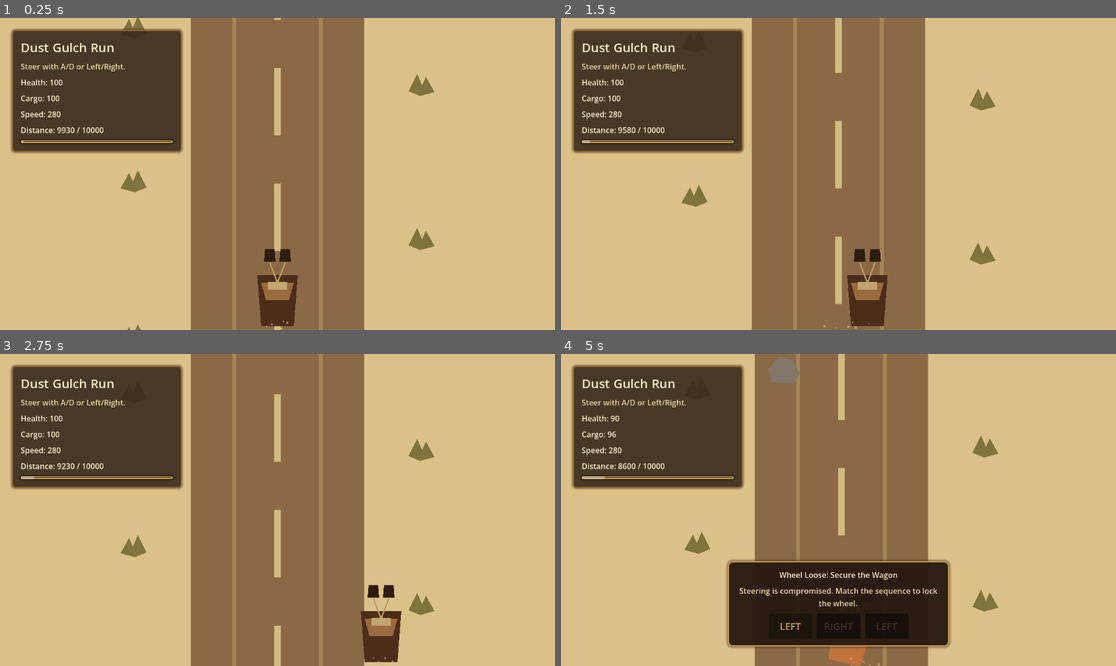
Above: before the commit, frames 1-4 (two rows, left to right).
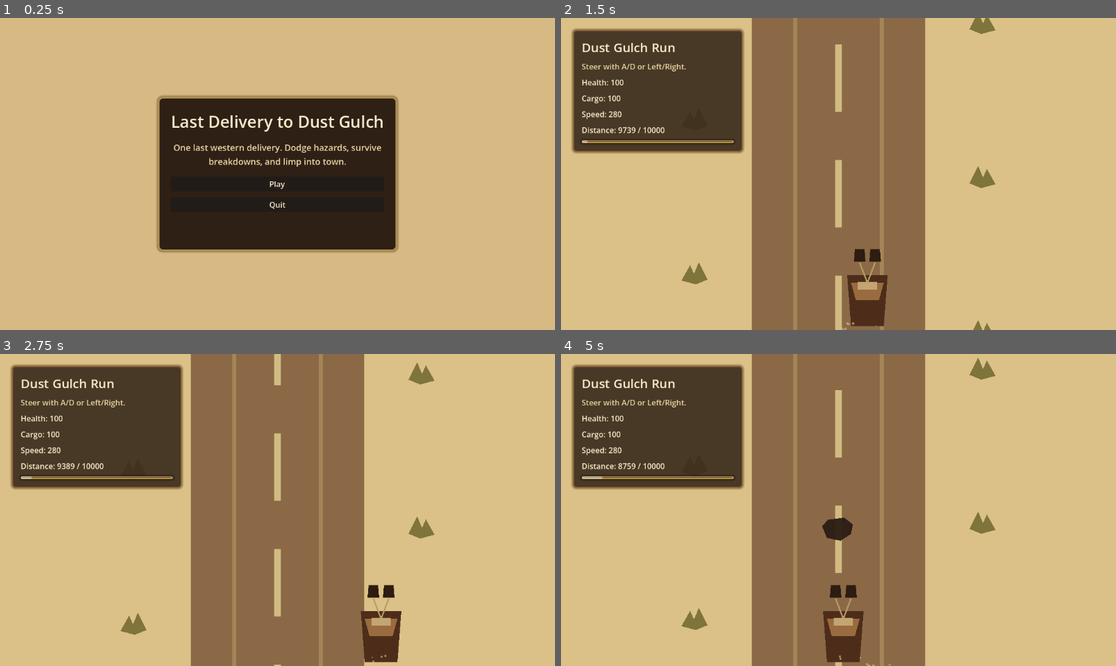
Above: after the commit, the same moments.

Repository: bbenefield89/The-Last-Delivery-to-Dust-Gulch
Game: Godot game, scene res://Scenes/AppRoot/AppRoot.tscn
Same seed, same stepped clock (60 frames per second), same inputs: the game is played once before the commit and once after it. Sound files missing from this copy of the repository are replaced by a short silence.
Inputs (mouse positions are in pixels of both pictures, inside the frame that each line leads up to):
- Up to frame 1 (0.25 s): no input
- Up to frame 2 (1.5 s): click (838, 183) at 0.5 s, where only the run after the commit has a clickable "Play"; tap Enter at 1.25 s; move the mouse to (960, 158) at 1.27 s; hold D (steer_right) from 1.28 s (still down); hold Shift from 1.28 s (still down); click (960, 158) at 1.42 s
- Up to frame 3 (2.75 s): release D (steer_right) at 2 s; release Shift at 2 s; drag from (166, 525) to (249, 572) at 2.02 s
- Up to frame 4 (5 s): move the mouse to (894, 441) at 2.77 s; hold D (steer_right) 2.78-3.5 s; tap Ctrl at 2.85 s; drag from (810, 572) to (672, 463) at 3.52 s; move the mouse to (1005, 556) at 4.27 s; hold A (steer_left) from 4.28 s (still down); tap Delete at 4.35 s

The runs differ from the first frame. In frame 1, 49% of the frame differs, in the area x 1-79%, y 0-100%; in frame 2, 1.9%; in frame 3, 1.9%; in frame 4, 16%.

Commit message:
feat(ui): add title screen flow

Diff:
--- a/Scenes/AppRoot/app_root.gd
+++ b/Scenes/AppRoot/app_root.gd
@@ -1,18 +1,22 @@
 extends Node
 
+const TITLE_SCENE := preload("res://Scenes/TitleScreen/TitleScreen.tscn")
 const RUN_SCENE := preload("res://Scenes/RunScene/RunScene.tscn")
 const RunStateType := preload("res://Scripts/RunState/run_state.gd")
 const RESTART_ACTION := "restart_run"
 
 @export var starting_distance: float = 500.0
+@export var allow_quit: bool = true
 
 var run_state: RunStateType
+var _title_screen: Control
 var _run_scene: Node
+var _quit_requested := false
 
 
 func _ready() -> void:
 	_ensure_restart_action()
-	_start_new_run()
+	_show_title_screen()
 
 
 func _unhandled_input(event: InputEvent) -> void:
@@ -25,6 +29,9 @@
 
 
 func _start_new_run() -> void:
+	if is_instance_valid(_title_screen):
+		_title_screen.queue_free()
+		_title_screen = null
 	if is_instance_valid(_run_scene):
 		_run_scene.queue_free()
 
@@ -36,6 +43,24 @@
 		_run_scene.setup(run_state)
 
 
+func _show_title_screen() -> void:
+	if is_instance_valid(_run_scene):
+		_run_scene.queue_free()
+		_run_scene = null
+
+	run_state = null
+	_title_screen = TITLE_SCENE.instantiate()
+	add_child(_title_screen)
+	_title_screen.play_requested.connect(_start_new_run)
+	_title_screen.quit_requested.connect(_request_quit)
+
+
+func _request_quit() -> void:
+	_quit_requested = true
+	if allow_quit:
+		get_tree().quit()
+
+
 func _ensure_restart_action() -> void:
 	if not InputMap.has_action(RESTART_ACTION):
 		InputMap.add_action(RESTART_ACTION)
--- /dev/null
+++ b/Scenes/TitleScreen/TitleScreen.tscn
@@ -0,0 +1,92 @@
+[gd_scene load_steps=3 format=3]
+
+[ext_resource type="Script" path="res://Scenes/TitleScreen/title_screen.gd" id="1_vn10v"]
+
+[sub_resource type="StyleBoxFlat" id="StyleBoxFlat_title_panel"]
+bg_color = Color(0.156863, 0.101961, 0.0666667, 0.94)
+border_width_left = 3
+border_width_top = 3
+border_width_right = 3
+border_width_bottom = 3
+border_color = Color(0.745098, 0.592157, 0.305882, 0.95)
+corner_radius_top_left = 10
+corner_radius_top_right = 10
+corner_radius_bottom_right = 10
+corner_radius_bottom_left = 10
+shadow_color = Color(0, 0, 0, 0.34)
+shadow_size = 5
+
+[node name="TitleScreen" type="Control"]
+layout_mode = 3
+anchors_preset = 15
+anchor_right = 1.0
+anchor_bottom = 1.0
+grow_horizontal = 2
+grow_vertical = 2
+script = ExtResource("1_vn10v")
+
+[node name="Background" type="ColorRect" parent="."]
+layout_mode = 1
+anchors_preset = 15
+anchor_right = 1.0
+anchor_bottom = 1.0
+grow_horizontal = 2
+grow_vertical = 2
+color = Color(0.839216, 0.72549, 0.513725, 1)
+
+[node name="Panel" type="PanelContainer" parent="."]
+layout_mode = 1
+anchors_preset = 8
+anchor_left = 0.5
+anchor_top = 0.5
+anchor_right = 0.5
+anchor_bottom = 0.5
+offset_left = -220.0
+offset_top = -160.0
+offset_right = 220.0
+offset_bottom = 160.0
+grow_horizontal = 2
+grow_vertical = 2
+theme_override_styles/panel = SubResource("StyleBoxFlat_title_panel")
+
+[node name="Margin" type="MarginContainer" parent="Panel"]
+layout_mode = 2
+theme_override_constants/margin_left = 24
+theme_override_constants/margin_top = 24
+theme_override_constants/margin_right = 24
+theme_override_constants/margin_bottom = 24
+
+[node name="Content" type="VBoxContainer" parent="Panel/Margin"]
+layout_mode = 2
+theme_override_constants/separation = 18
+
+[node name="Title" type="Label" parent="Panel/Margin/Content"]
+layout_mode = 2
+theme_override_colors/font_color = Color(0.980392, 0.929412, 0.803922, 1)
+theme_override_font_sizes/font_size = 34
+text = "Last Delivery to Dust Gulch"
+horizontal_alignment = 1
+
+[node name="Subtitle" type="Label" parent="Panel/Margin/Content"]
+layout_mode = 2
+theme_override_colors/font_color = Color(0.921569, 0.843137, 0.65098, 1)
+theme_override_font_sizes/font_size = 18
+text = "One last western delivery. Dodge hazards, survive breakdowns, and limp into town."
+horizontal_alignment = 1
+autowrap_mode = 3
+
+[node name="Buttons" type="VBoxContainer" parent="Panel/Margin/Content"]
+layout_mode = 2
+theme_override_constants/separation = 12
+
+[node name="PlayButton" type="Button" parent="Panel/Margin/Content/Buttons" unique_name_in_owner=true]
+layout_mode = 2
+theme_override_colors/font_color = Color(0.980392, 0.929412, 0.803922, 1)
+text = "Play"
+
+[node name="QuitButton" type="Button" parent="Panel/Margin/Content/Buttons" unique_name_in_owner=true]
+layout_mode = 2
+theme_override_colors/font_color = Color(0.980392, 0.929412, 0.803922, 1)
+text = "Quit"
+
+[node name="TitleMusicPlayer" type="AudioStreamPlayer" parent="."]
--- /dev/null
+++ b/Scenes/TitleScreen/title_screen.gd
@@ -0,0 +1,32 @@
+extends Control
+
+const TITLE_MUSIC := preload("res://Assets/Audio/Confronting The Man In Black.ogg")
+
+signal play_requested
+signal quit_requested
+
+
+@onready var _play_button: Button = $Panel/Margin/Content/Buttons/PlayButton
+@onready var _quit_button: Button = $Panel/Margin/Content/Buttons/QuitButton
+@onready var _title_music_player: AudioStreamPlayer = $TitleMusicPlayer
+
+
+func _ready() -> void:
+	_play_button.pressed.connect(_on_play_pressed)
+	_quit_button.pressed.connect(_on_quit_pressed)
+	_title_music_player.stream = TITLE_MUSIC
+	_title_music_player.volume_db = -12.0
+	_title_music_player.play()
+
+
+func _exit_tree() -> void:
+	_title_music_player.stop()
+	_title_music_player.stream = null
+
+
+func _on_play_pressed() -> void:
+	play_requested.emit()
+
+
+func _on_quit_pressed() -> void:
+	quit_requested.emit()
--- a/Tests/Smoke/smoke_test_runner.gd
+++ b/Tests/Smoke/smoke_test_runner.gd
@@ -10,9 +10,14 @@
 
 func _run() -> void:
 	var app_root = APP_ROOT_SCENE.instantiate()
+	app_root.allow_quit = false
 	get_root().add_child(app_root)
 	await process_frame
 
+	if not _assert_title_screen(app_root):
+		return
+	if not await _start_run_from_title(app_root):
+		return
 	if not _assert_bootstrap(app_root):
 		return
 	if not await _assert_success_path(app_root):
@@ -24,8 +29,27 @@
 	if not await _assert_restart_path(app_root, "collapse"):
 		return
 
-	print("Smoke test passed: boot, success, collapse, and restart paths are healthy.")
+	print("Smoke test passed: title, boot, success, collapse, and restart paths are healthy.")
 	quit(0)
+
+
+func _assert_title_screen(app_root: Node) -> bool:
+	if not is_instance_valid(app_root._title_screen):
+		push_error("Smoke test failed: AppRoot did not start on the title screen.")
+		quit(1)
+		return false
+	if app_root.run_state != null:
+		push_error("Smoke test failed: run state existed before starting from title.")
+		quit(1)
+		return false
+	return true
+
+
+func _start_run_from_title(app_root: Node) -> bool:
+	app_root._title_screen._on_play_pressed()
+	await process_frame
+	await process_frame
+	return true
 
 
 func _assert_bootstrap(app_root: Node) -> bool:
--- a/Tests/Unit/test_app_root.gd
+++ b/Tests/Unit/test_app_root.gd
@@ -3,13 +3,29 @@
 const APP_ROOT_SCENE := preload("res://Scenes/AppRoot/AppRoot.tscn")
 
 
-func test_app_root_bootstraps_run_state_and_run_scene() -> void:
+func test_app_root_starts_on_title_screen() -> void:
 	var app_root = APP_ROOT_SCENE.instantiate()
+	app_root.allow_quit = false
 	add_child_autofree(app_root)
+	await wait_process_frames(1)
+
+	assert_not_null(app_root._title_screen)
+	assert_null(app_root.run_state)
+	assert_null(app_root._run_scene)
+
+
+func test_app_root_play_from_title_bootstraps_run_state_and_run_scene() -> void:
+	var app_root = APP_ROOT_SCENE.instantiate()
+	app_root.allow_quit = false
+	add_child_autofree(app_root)
+	await wait_process_frames(1)
+
+	app_root._title_screen._on_play_pressed()
 	await wait_process_frames(1)
 
 	assert_not_null(app_root.run_state)
 	assert_not_null(app_root._run_scene)
+	assert_null(app_root._title_screen)
 	assert_eq(app_root.run_state.route_distance, app_root.starting_distance)
 	assert_true(app_root.run_state.distance_remaining <= app_root.starting_distance)
 	assert_true(app_root.run_state.distance_remaining >= 0.0)
@@ -17,7 +33,10 @@
 
 func test_app_root_restart_rebuilds_run_state_for_completed_run() -> void:
 	var app_root = APP_ROOT_SCENE.instantiate()
+	app_root.allow_quit = false
 	add_child_autofree(app_root)
+	await wait_process_frames(1)
+	app_root._title_screen._on_play_pressed()
 	await wait_process_frames(1)
 
 	var original_run_state = app_root.run_state
@@ -36,3 +55,14 @@
 	assert_eq(app_root.run_state.result, &"in_progress")
 	assert_eq(app_root.run_state.route_distance, app_root.starting_distance)
 	assert_true(app_root.run_state.distance_remaining <= app_root.starting_distance)
+
+
+func test_app_root_quit_request_is_wired_from_title_screen() -> void:
+	var app_root = APP_ROOT_SCENE.instantiate()
+	app_root.allow_quit = false
+	add_child_autofree(app_root)
+	await wait_process_frames(1)
+
+	app_root._title_screen._on_quit_pressed()
+
+	assert_true(app_root._quit_requested)
--- /dev/null
+++ b/Tests/Unit/test_title_screen.gd
@@ -0,0 +1,44 @@
+extends GutTest
+
+const TITLE_SCREEN_SCENE := preload("res://Scenes/TitleScreen/TitleScreen.tscn")
+
+
+func test_play_button_emits_play_requested() -> void:
+	var title_screen = TITLE_SCREEN_SCENE.instantiate()
+	add_child_autofree(title_screen)
+
+	watch_signals(title_screen)
+	title_screen._on_play_pressed()
+
+	assert_signal_emitted(title_screen, "play_requested")
+
+
+func test_quit_button_emits_quit_requested() -> void:
+	var title_screen = TITLE_SCREEN_SCENE.instantiate()
+	add_child_autofree(title_screen)
+
+	watch_signals(title_screen)
+	title_screen._on_quit_pressed()
+
+	assert_signal_emitted(title_screen, "quit_requested")
+
+
+func test_title_screen_uses_western_panel_style() -> void:
+	var title_screen = TITLE_SCREEN_SCENE.instantiate()
+	add_child_autofree(title_screen)
+
+	var panel: PanelContainer = title_screen.get_node("Panel")
+	var stylebox := panel.get_theme_stylebox("panel")
+
+	assert_not_null(stylebox)
+	assert_eq(stylebox.bg_color, Color(0.156863, 0.101961, 0.0666667, 0.94))
+
+
+func test_title_screen_starts_menu_music() -> void:
+	var title_screen = TITLE_SCREEN_SCENE.instantiate()
+	add_child_autofree(title_screen)
+
+	var player: AudioStreamPlayer = title_screen.get_node("TitleMusicPlayer")
+
+	assert_not_null(player.stream)
+	assert_true(player.playing)
Not shown, added: Tests/Unit/test_title_screen.gd.uid
Not shown, changed: kanban_tasks_data.kanban
